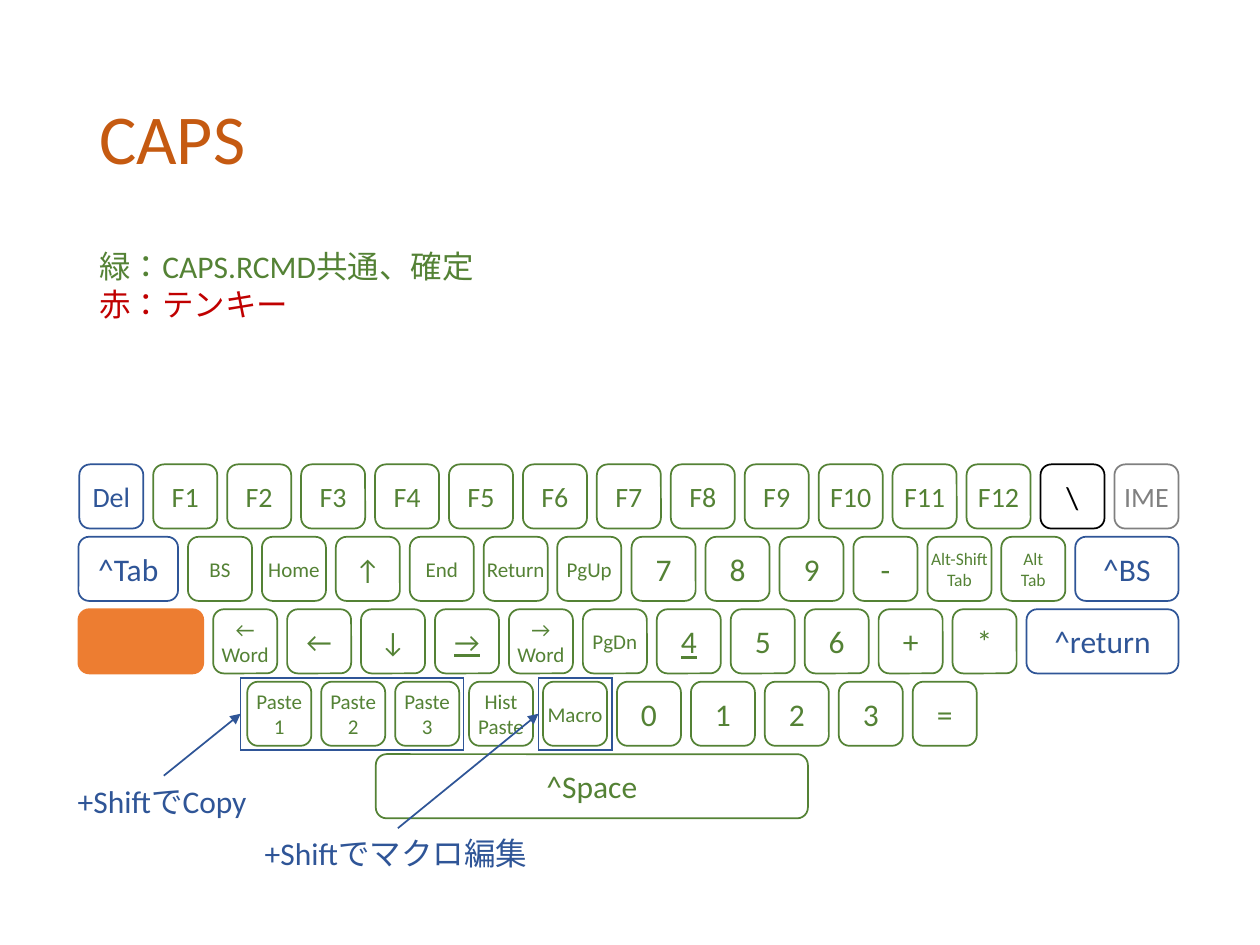
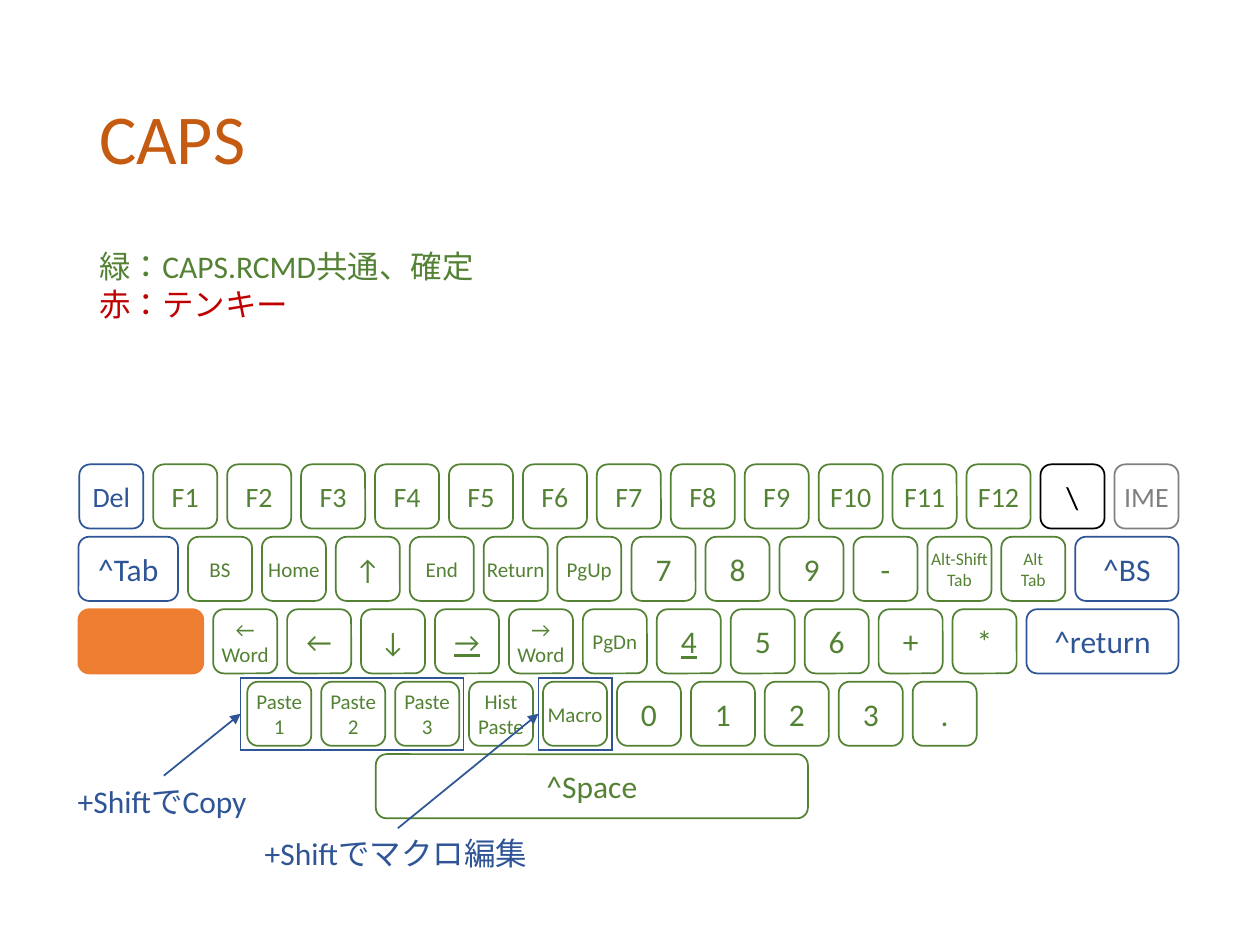
Before and after one commit to ittooo66/myAHK, a slide deck: slide 5 of MANUAL.pptx. Drawn at 1260x945 pixels with LibreOffice and Linux fonts; fonts in the diff are those of the drawing. Boxes give left, top, right and bottom in pixels: in the first picture for what was removed or moved away, otherwise in the second. Text is boxed around its words. In the diff, an @@ line names an element or a change of style, - is before the commit and + after.

```diff
--- a/MANUAL.pptx
+++ b/MANUAL.pptx
@@ text in rounded rectangle at <box>912,682,976,746</box>: text changed @@
-=
+.
```
Also in this commit, not shown: 2 other slides changed.
